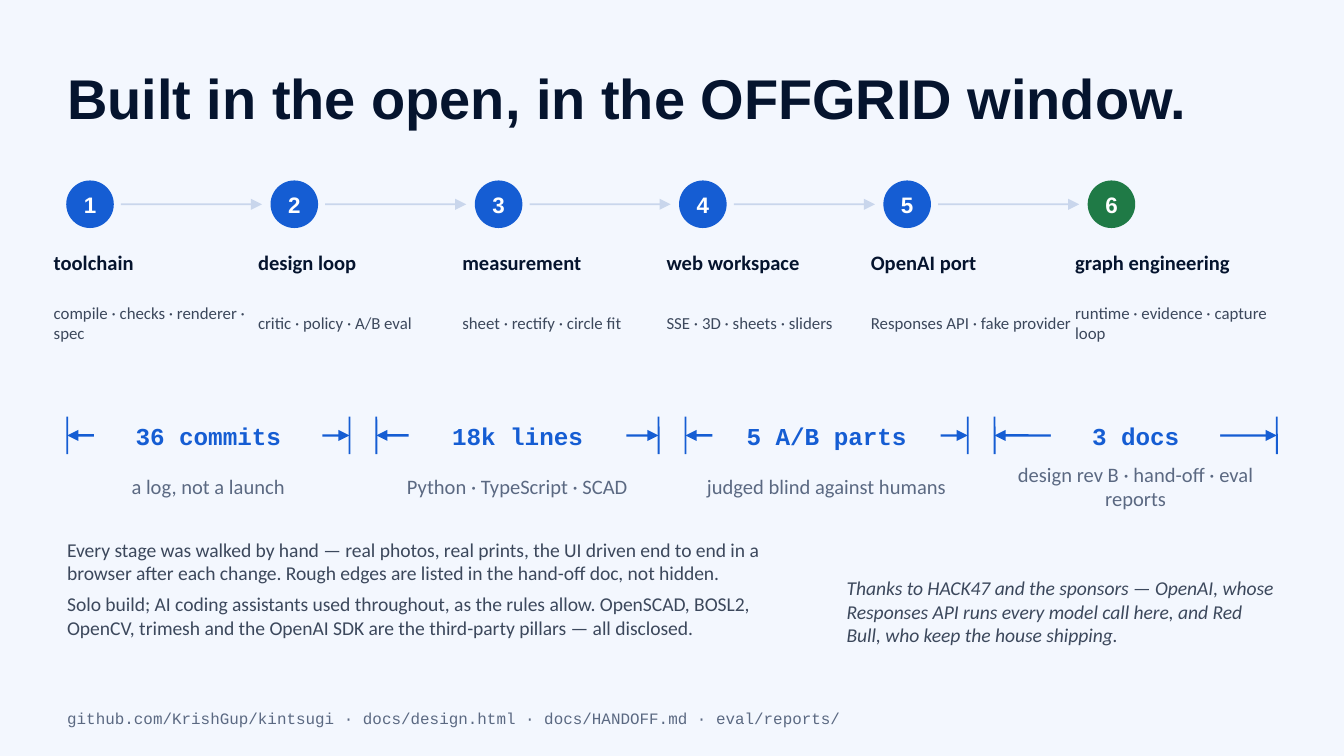
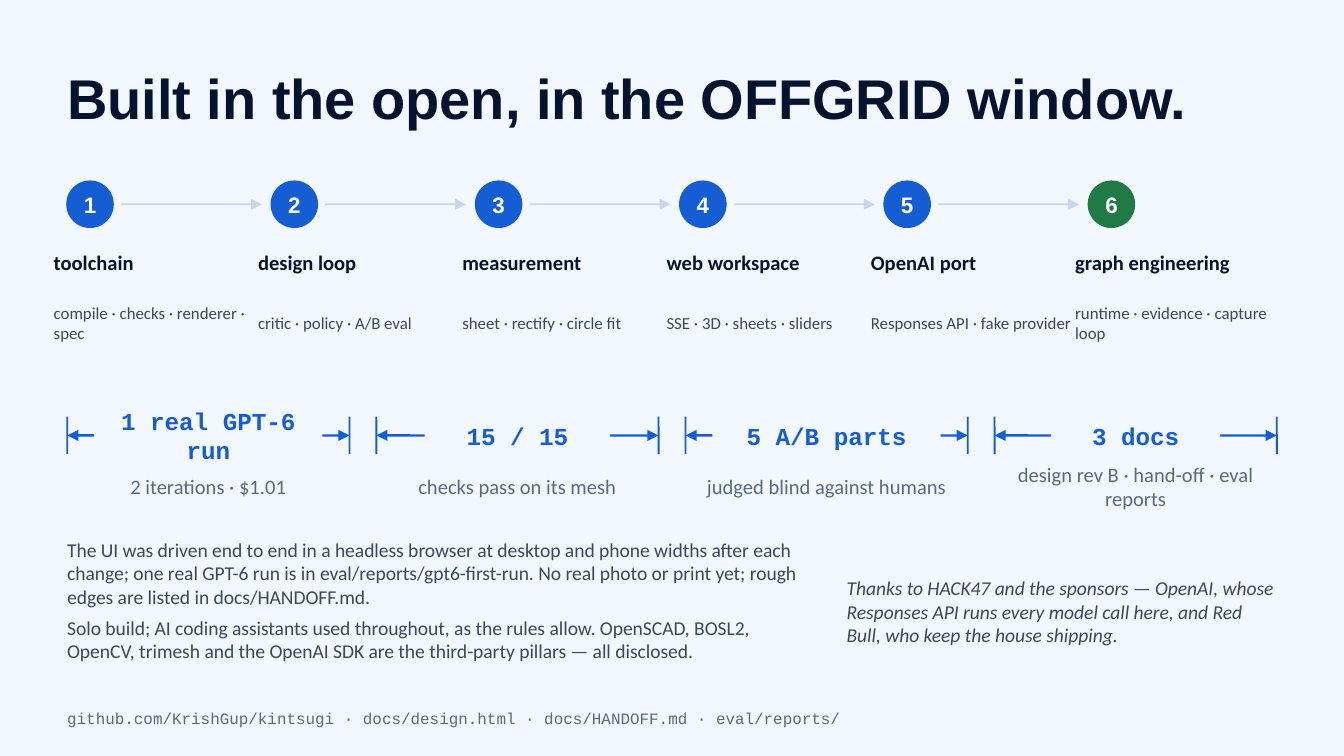
Before and after one commit to KrishGup/kintsugi, a slide deck: slide 11 of docs/submission/kintsugi-offgrid-pitch.pptx. Drawn at 1344x756 pixels with LibreOffice and Linux fonts; fonts in the diff are those of the drawing. Boxes give left, top, right and bottom in pixels: in the first picture for what was removed or moved away, otherwise in the second. Text is boxed around its words. In the diff, an @@ line names an element or a change of style, - is before the commit and + after.

```diff
--- a/docs/submission/kintsugi-offgrid-pitch.pptx
+++ b/docs/submission/kintsugi-offgrid-pitch.pptx
@@ text at [121,412,296,460]: text changed @@
-36 commits
+1 real GPT-6 run
@@ text at [467,429,568,446]: text changed @@
-18k lines
+15 / 15
@@ text at [130,480,286,496]: text changed @@
-a log, not a launch
+2 iterations · $1.01
@@ text at [418,480,615,498]: text changed @@
-Python · TypeScript · SCAD
+checks pass on its mesh
@@ text at [67,543,796,608]: text changed @@
-Every stage was walked by hand — real photos, real prints, the UI driven end to end in a browser after each change. Rough edges are listed in the hand-off doc, not hidden.
+The UI was driven end to end in a headless browser at desktop and phone widths after each change; one real GPT-6 run is in eval/reports/gpt6-first-run. No real photo or print yet; rough edges are listed in docs/HANDOFF.md.
```
Also in this commit, not shown: 5 other slides changed, 25 other files.
